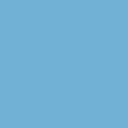
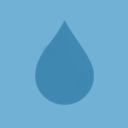
Comparing the layer stacks of the two w=128, h=128 images. Changes:
added layer "Layer 1" above "Rectangle 1" over [35,20,94,105]
